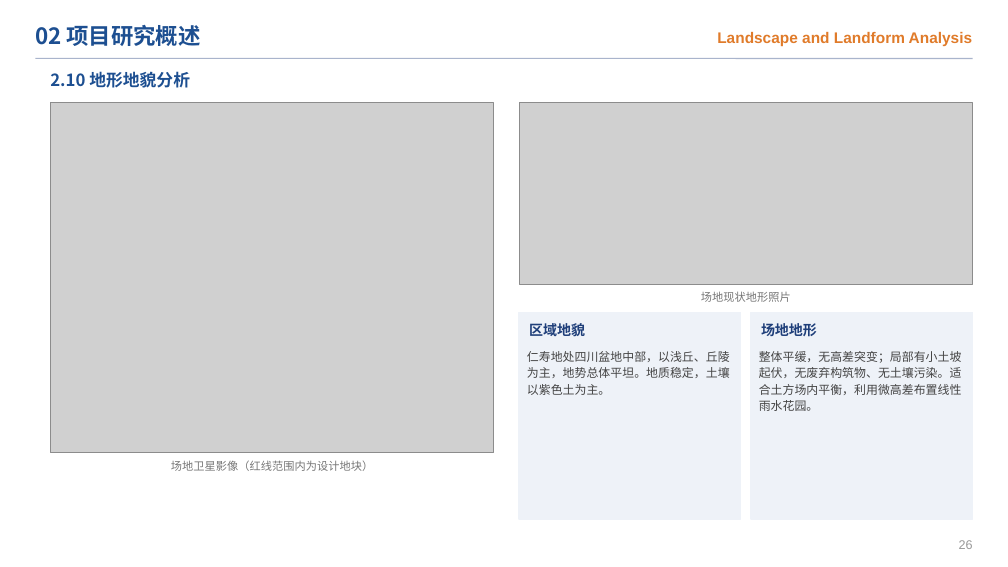
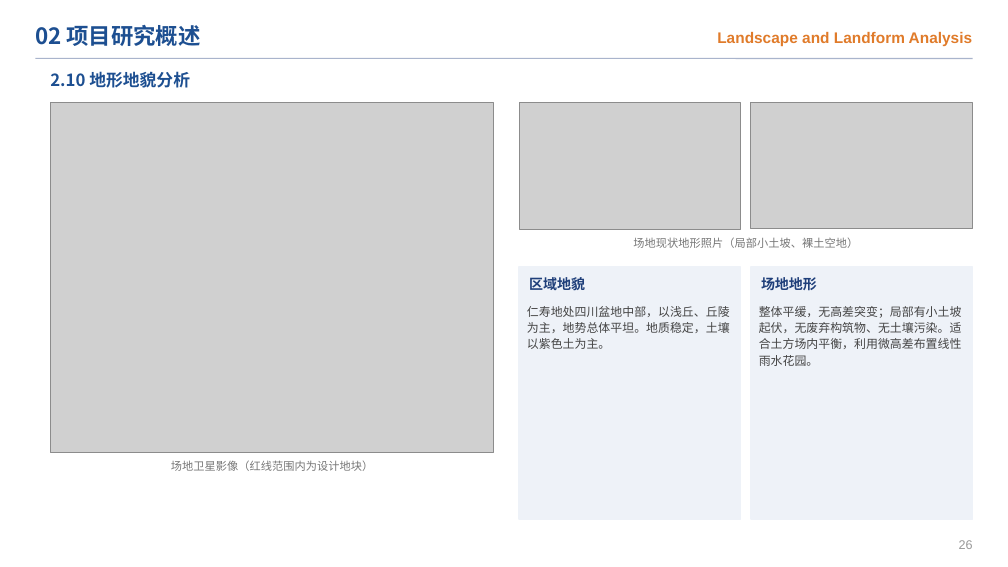
Before and after one commit to chun96309-cloud/lxfs, a slide deck: slide 28 of 跃动栖园_开题答辩PPT.pptx. Drawn at 1008x567 pixels with LibreOffice and Linux fonts; fonts in the diff are those of the drawing; grey boxes stand for pictures. Boxes give left, top, right and bottom in pixels: in the first picture for what was removed or moved away, otherwise in the second. Text is boxed around its words. In the diff, an @@ line names an element or a change of style, - is before the commit and + after.

```diff
--- a/跃动栖园_开题答辩PPT.pptx
+++ b/跃动栖园_开题答辩PPT.pptx
@@ picture: place and size @@
-picture at bbox=[519, 103, 973, 284]
+picture at bbox=[519, 103, 741, 229]
@@ picture added at bbox=[751, 103, 973, 229] @@
@@ text "场地现状地形照片（局部小土坡、裸土空地）" at bbox=[633, 237, 858, 248]: vertical alignment middle to top @@
@@ text at bbox=[633, 237, 858, 248]: text changed @@
-场地现状地形照片
+场地现状地形照片（局部小土坡、裸土空地）
@@ rectangle: place and size @@
-rectangle at bbox=[519, 312, 741, 519]
+rectangle at bbox=[519, 267, 741, 519]
@@ rectangle: place and size @@
-rectangle at bbox=[751, 312, 973, 519]
+rectangle at bbox=[751, 267, 973, 519]
@@ text "仁寿地处四川盆地中部，以浅丘、丘陵为主，地势总体平坦。地质稳定，土壤以紫色土为主。": place and size @@
-text "仁寿地处四川盆地中部，以浅丘、丘陵为主，地势总体平坦。地质稳定，土壤以紫色土为主。" at bbox=[527, 351, 730, 395]
+text "仁寿地处四川盆地中部，以浅丘、丘陵为主，地势总体平坦。地质稳定，土壤以紫色土为主。" at bbox=[527, 306, 730, 349]
@@ text "区域地貌": place and size @@
-text "区域地貌" at bbox=[529, 321, 585, 339]
+text "区域地貌" at bbox=[529, 276, 585, 294]
@@ text "整体平缓，无高差突变；局部有小土坡起伏，无废弃构筑物、无土壤污染。适合土方场内平衡，利用微高差布置线性雨水花园。": place and size @@
-text "整体平缓，无高差突变；局部有小土坡起伏，无废弃构筑物、无土壤污染。适合土方场内平衡，利用微高差布置线性雨水花园。" at bbox=[759, 351, 962, 411]
+text "整体平缓，无高差突变；局部有小土坡起伏，无废弃构筑物、无土壤污染。适合土方场内平衡，利用微高差布置线性雨水花园。" at bbox=[759, 306, 962, 366]
@@ text "场地地形": place and size @@
-text "场地地形" at bbox=[761, 323, 817, 336]
+text "场地地形" at bbox=[761, 277, 817, 290]
```
Also in this commit, not shown: 38 other slides changed, 1 slide added, 9 other files.
